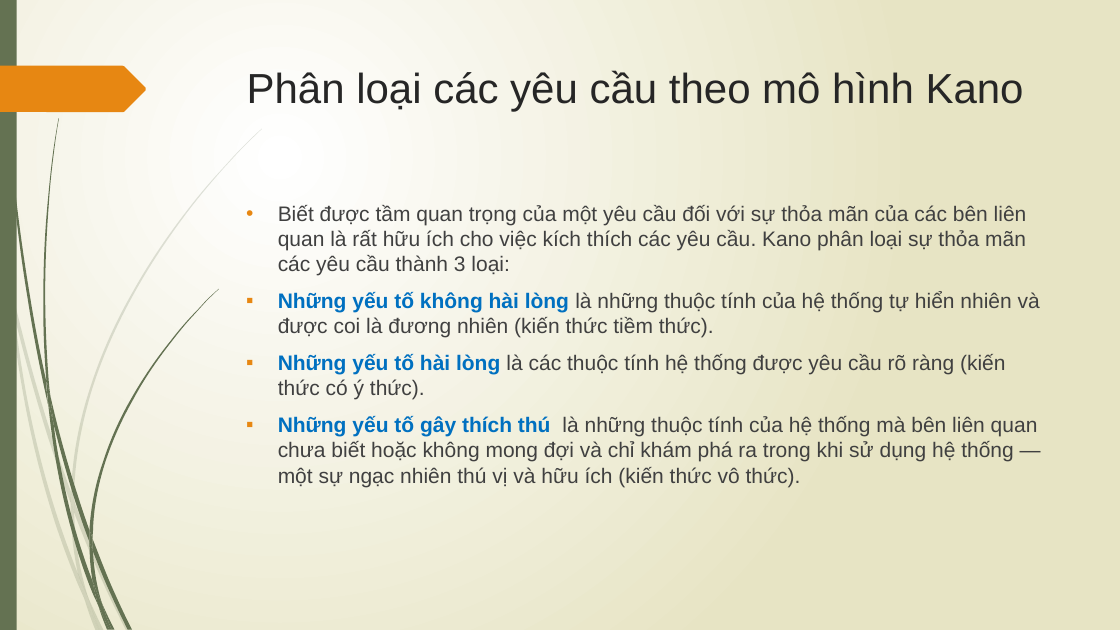
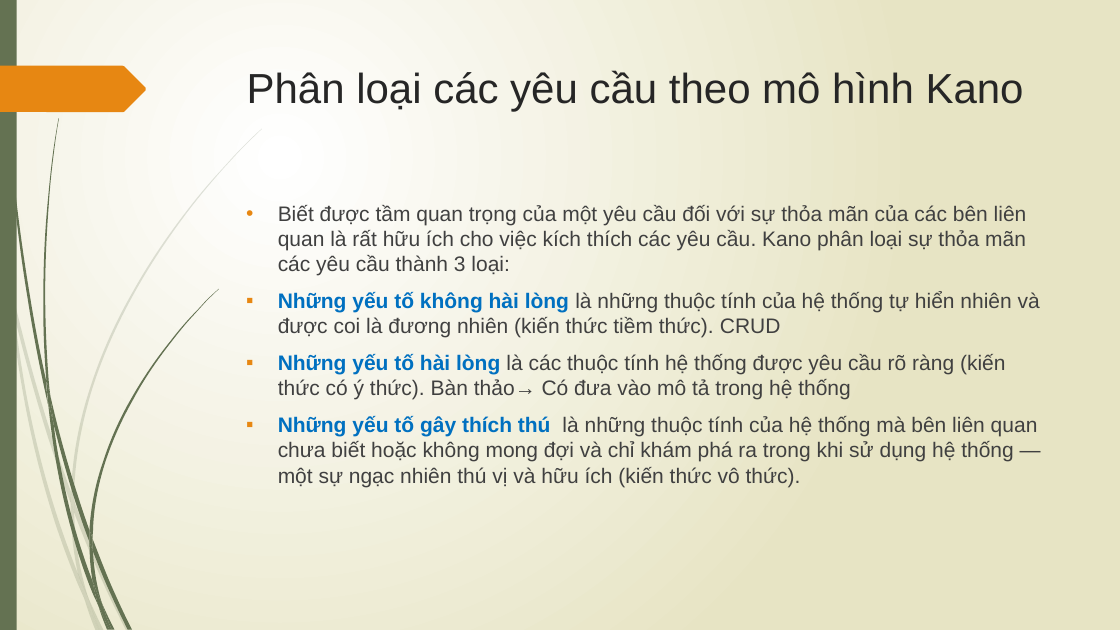
Before and after one commit to vutuanhai237/CourseMaterials, a slide deck: slide 46 of SE357-Requirement engineering/Slides/Lý thuyết/Bài 4- Khám phá yêu cầu.pptx. Drawn at 1120x630 pixels with LibreOffice and Linux fonts; fonts in the diff are those of the drawing. Boxes give left, top, right and bottom in pixels: in the first picture for what was removed or moved away, otherwise in the second. Text is boxed around its words. In the diff, an @@ line names an element or a change of style, - is before the commit and + after.

```diff
--- a/SE357-Requirement engineering/Slides/Lý thuyết/Bài 4- Khám phá yêu cầu.pptx
+++ b/SE357-Requirement engineering/Slides/Lý thuyết/Bài 4- Khám phá yêu cầu.pptx
@@ text at box(278, 291, 1040, 400): text changed @@
-▪ Những yếu tố không hài lòng là những thuộc tính của hệ thống tự hiển nhiên và được coi là đương nhiên (kiến thức tiềm thức).
-▪ Những yếu tố hài lòng là các thuộc tính hệ thống được yêu cầu rõ ràng (kiến thức có ý thức).
+▪ Những yếu tố không hài lòng là những thuộc tính của hệ thống tự hiển nhiên và được coi là đương nhiên (kiến thức tiềm thức). CRUD
+▪ Những yếu tố hài lòng là các thuộc tính hệ thống được yêu cầu rõ ràng (kiến thức có ý thức). Bàn thảo→ Có đưa vào mô tả trong hệ thống
```
Also in this commit, not shown: 15 other slides changed, 6 slides added, 3 slides removed, 19 other files.
